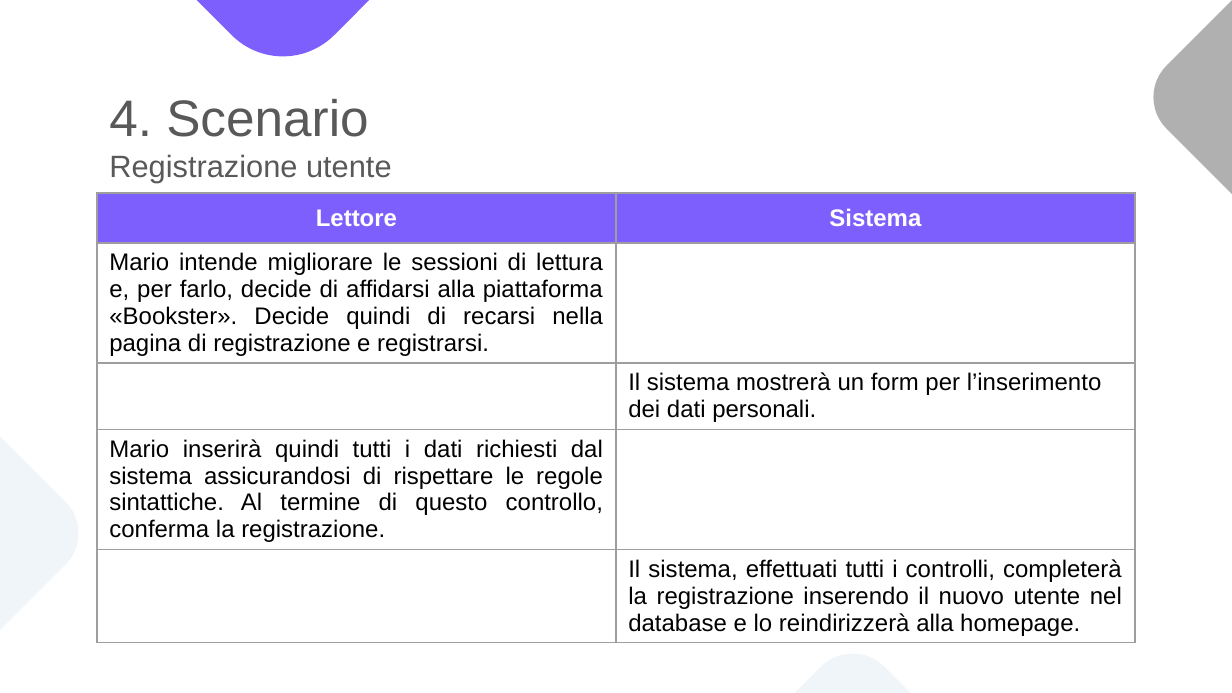
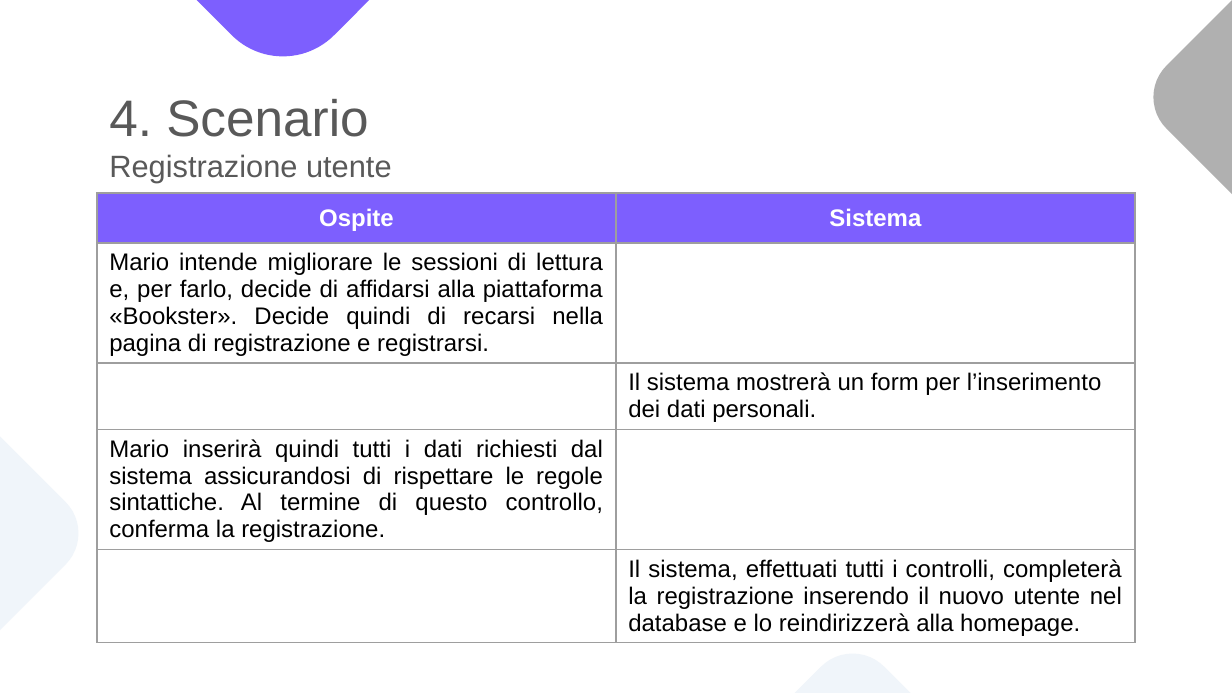
Before and after one commit to notjuary/Bookster_Classe03, a slide deck: slide 31 of DOC/Presentazione.pptx. Drawn at 1232x693 pixels with LibreOffice and Linux fonts; fonts in the diff are those of the drawing. Boxes give left, top, right and bottom in pixels: in the first picture for what was removed or moved away, otherwise in the second. Text is boxed around its words. In the diff, an @@ line names an element or a change of style, - is before the commit and + after.

```diff
--- a/DOC/Presentazione.pptx
+++ b/DOC/Presentazione.pptx
@@ table at <box>97,193,1135,667</box> @@
-row 1, column 1: Lettore
+row 1, column 1: Ospite
```
Also in this commit, not shown: 2 other slides changed.
